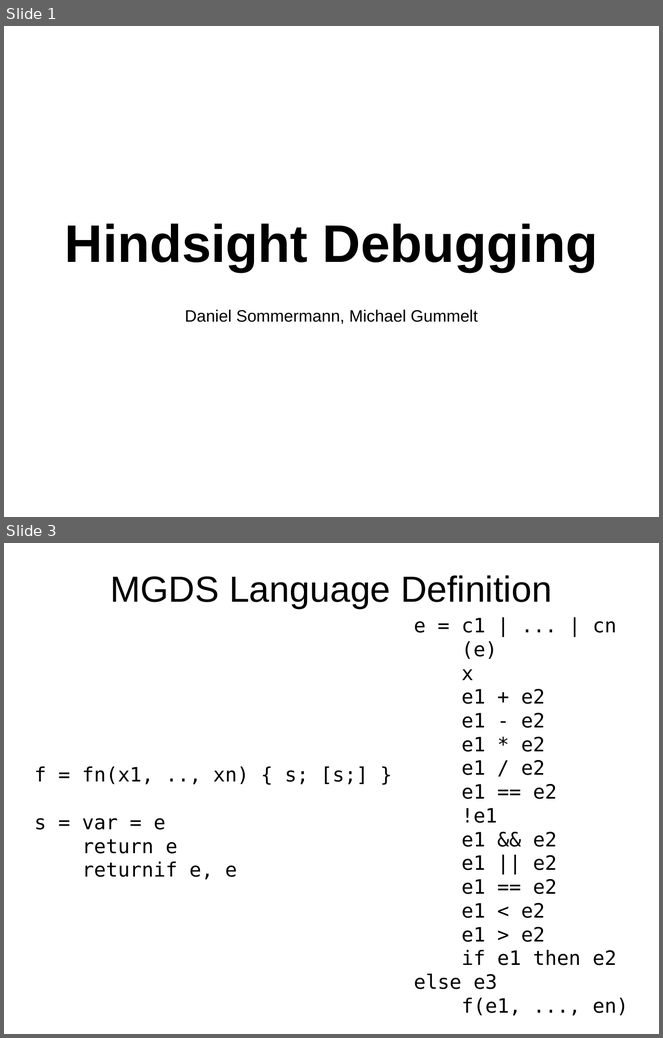
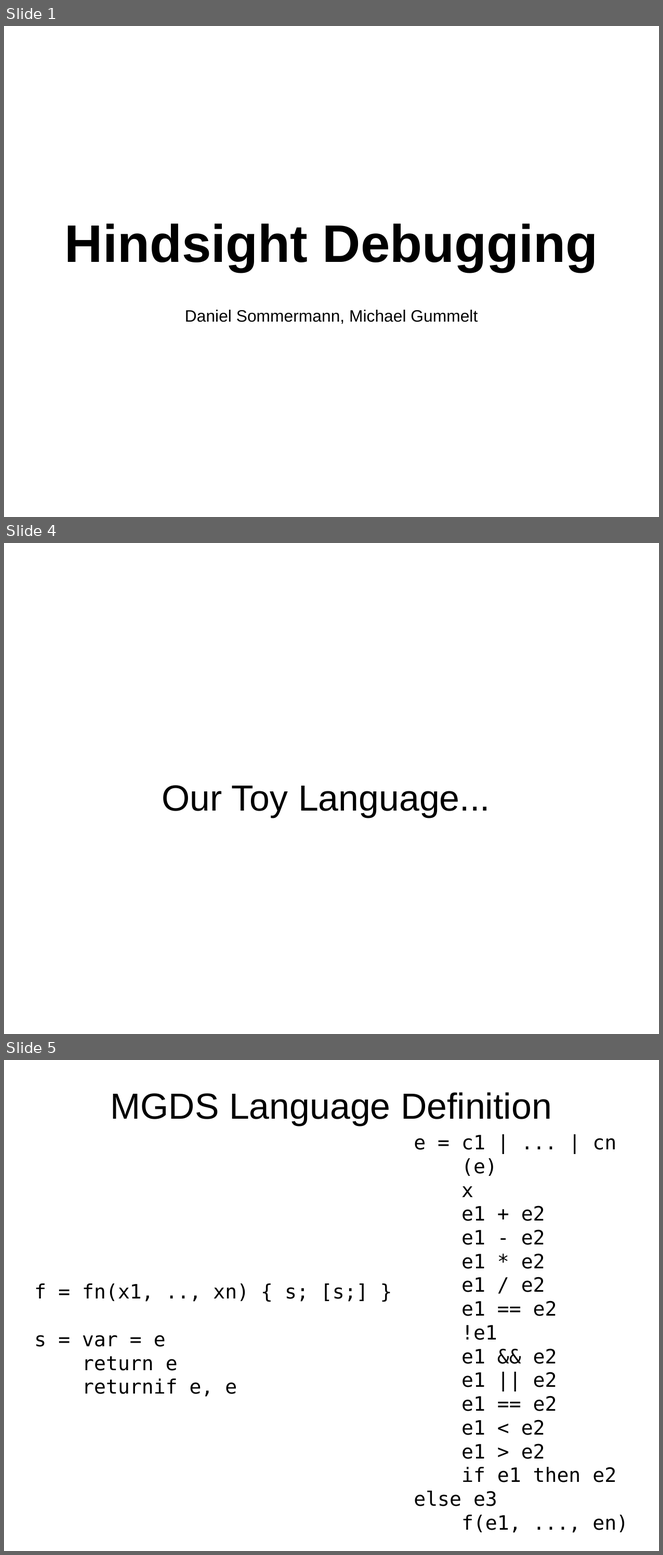
Before and after one commit to dcsommer/CS240H-Final-Project, a slide deck: demo.odp. Shown one above the other, each under a label of ours: slides 1 and 3 before the commit, slides 1, 4 and 5 after it; the slides between them are not shown. The pictures are 663x1038 and 663x1555 pixels, drawn with LibreOffice and Linux fonts; fonts in the diff are those of the drawing. Boxes give left, top, right and bottom in pixels: in the first picture for what was removed or moved away, otherwise in the second. Text is boxed around its words. In the diff, an @@ line names an element or a change of style, - is before the commit and + after.

```diff
--- a/demo.odp
+++ b/demo.odp
@@ slide 4 added at (x1=4, y1=543, x2=659, y2=1034), background #FFFFFF @@
@@ title added at (x1=162, y1=785, x2=490, y2=818), 44 pt, text #000000 @@
+Our Toy Language...
@@ what was slide 3 is now slide 5 @@
```
Also in this commit, not shown: 1 slide changed, 2 other slides added, 1 slide removed.
